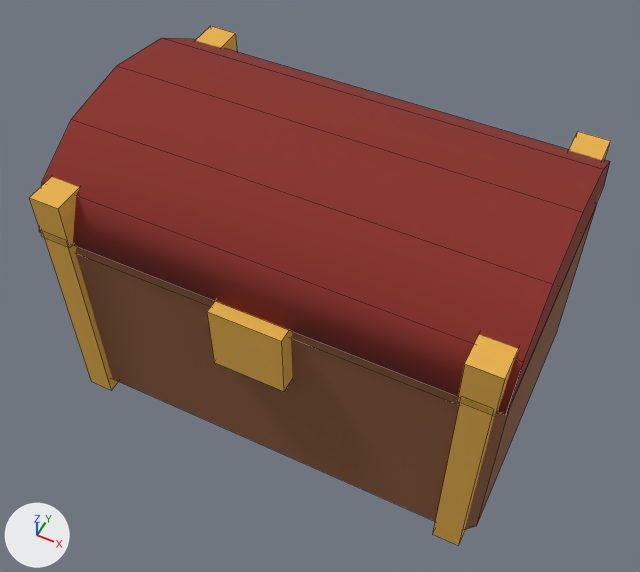
The Blender file art/env/chest.blend as it was, and as the next commit left it.
Camera for both pictures: a camera (50 mm lens) standing at (0.596, -1.234, 1.785) and looking at (0.006, -0.055, 0.311). The lights are fixed; the arrows at lower left show +X, +Y and +Z. The picture after the commit comes second. Mesh edges are drawn as thin lines. Objects named as collision shapes, trigger or cutter boxes, shadow casters or lower levels of detail are left out.

The scene before the commit, as lines of its bpy script (objects in view):
```python
me_chestbase = bpy.data.meshes.new('ChestBase')
me_chestbase.from_pydata(...)  # 48 vertices, 44 faces; spans x -0.5..0.5, y -0.36..0.34, z 0.0..0.52
# faces by material slot: [26, 18]
me_chestbase.materials.append(mat_vk_wood)  # brown #8a5a3b
me_chestbase.materials.append(mat_vk_gold)  # orange #e9b24a
me_lid = bpy.data.meshes.new('Lid')
me_lid.from_pydata(...)  # 40 vertices, 26 faces; spans x -0.5..0.5, y -0.66..0.02, z 0.0..0.198
# faces by material slot: [14, 12]
me_lid.materials.append(mat_vk_vermilion_dark)  # red #8a2a22
me_lid.materials.append(mat_vk_gold)  # orange #e9b24a
ob_chestbase = bpy.data.objects.new('ChestBase', me_chestbase)
ob_chestbase.location = (0.0, 0.0, 0.0)
ob_lid = bpy.data.objects.new('Lid', me_lid)
ob_lid.location = (0.0, 0.32, 0.5)
```
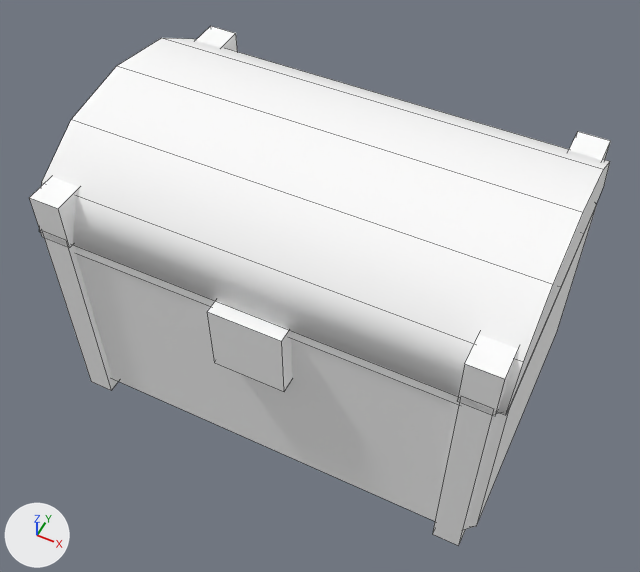
Location of each change, [x1, y1, x2, y2] in pixels of the pictures (640 x 572 px):
part 1 of me_chestbase, recoloured (brown to white): [76, 204, 597, 529] in both
part 2 of me_chestbase, recoloured: [43, 231, 494, 546] in both
part 3 of me_lid, recoloured (red to white): [39, 38, 610, 415] in both
part 4 of me_lid, recoloured: [29, 26, 611, 416] in both

The change in detail:
Material 'VK_vcol' (mat_vk_vcol) is new.
Its base color is (1.0, 1.0, 1.0) (white #ffffff).
Its roughness is 0.9.
me_chestbase has 48 vertices, 44 faces and spans x -0.5..0.5, y -0.36..0.34, z 0.0..0.52.
me_chestbase is used by ob_chestbase; location (0.0, 0.0, 0.0).
me_chestbase part 1: 26 faces spanning x -0.5..0.5, y -0.325..0.325, z 0.0..0.5 switch from mat_vk_wood (brown #8a5a3b) to mat_vk_vcol (white #ffffff).
me_chestbase part 2: 18 faces spanning x -0.48..0.48, y -0.36..0.34, z 0.0..0.52 switch from mat_vk_gold (orange #e9b24a) to mat_vk_vcol (white #ffffff).
me_lid has 40 vertices, 26 faces and spans x -0.5..0.5, y -0.66..0.02, z 0.0..0.198.
me_lid is used by ob_lid; location (0.0, 0.32, 0.5).
me_lid part 3: all 14 faces that had it switch from mat_vk_vermilion_dark (red #8a2a22) to mat_vk_vcol (white #ffffff).
me_lid part 4: all 12 faces that had it switch from mat_vk_gold (orange #e9b24a) to mat_vk_vcol (white #ffffff).
